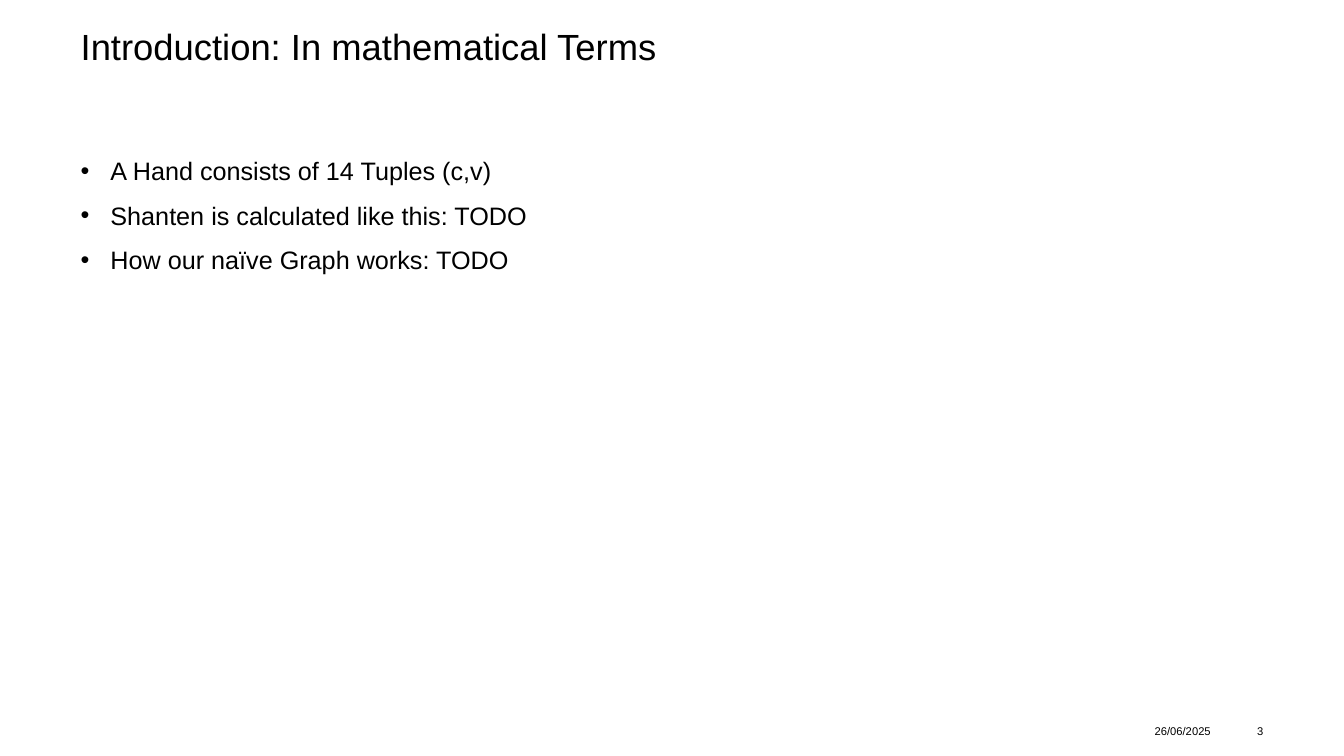
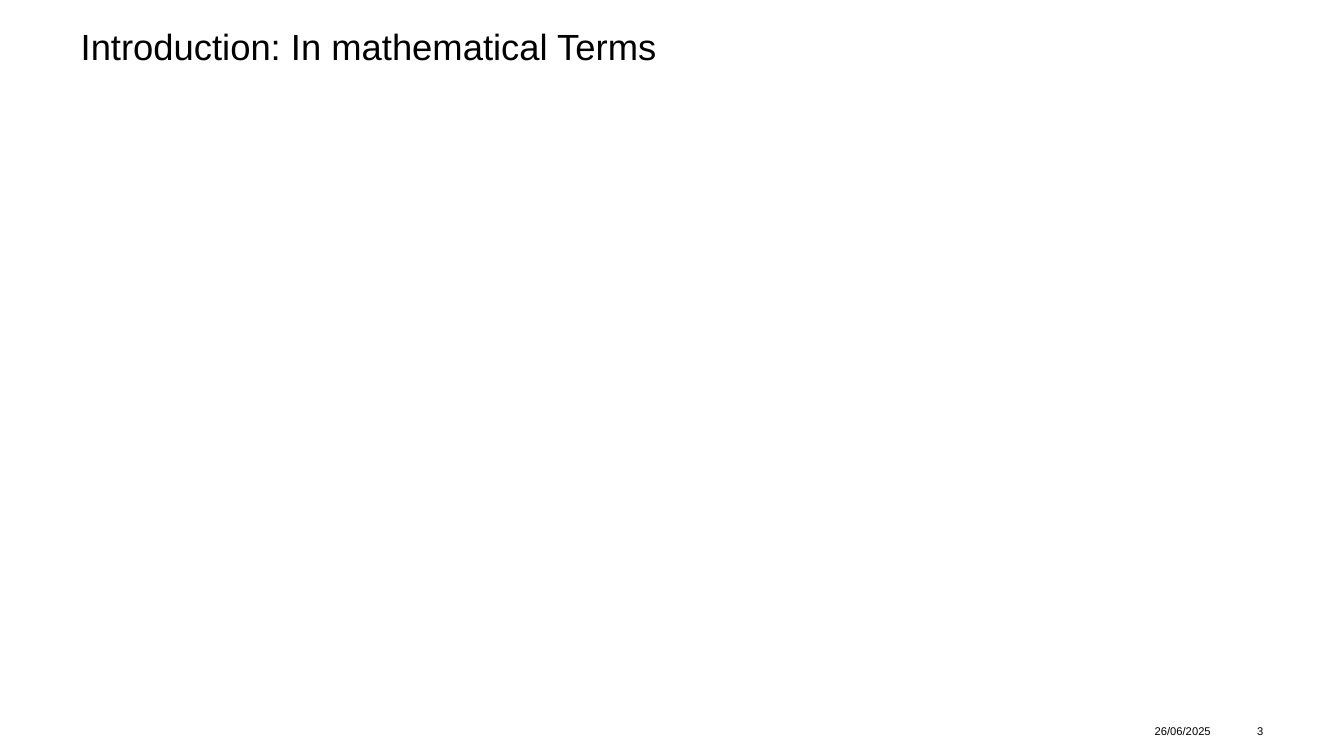
Before and after one commit to adidell01/MahjongOptimization, a slide deck: slide 3 of ProjectPresentation_asadikovic_jlyrer.pptx. Drawn at 1344x756 pixels with LibreOffice and Linux fonts; fonts in the diff are those of the drawing; grey boxes stand for pictures; background and template pictures are left out. Boxes give left, top, right and bottom in pixels: in the first picture for what was removed or moved away, otherwise in the second. Text is boxed around its words. In the diff, an @@ line names an element or a change of style, - is before the commit and + after.

```diff
--- a/ProjectPresentation_asadikovic_jlyrer.pptx
+++ b/ProjectPresentation_asadikovic_jlyrer.pptx
@@ text removed at <box>110,161,526,275</box> @@
-• A Hand consists of 14 Tuples (c,v)
-• Shanten is calculated like this: TODO
-• How our naïve Graph works: TODO
```
Also in this commit, not shown: 6 other slides changed, 7 slides added, 2 other files.
